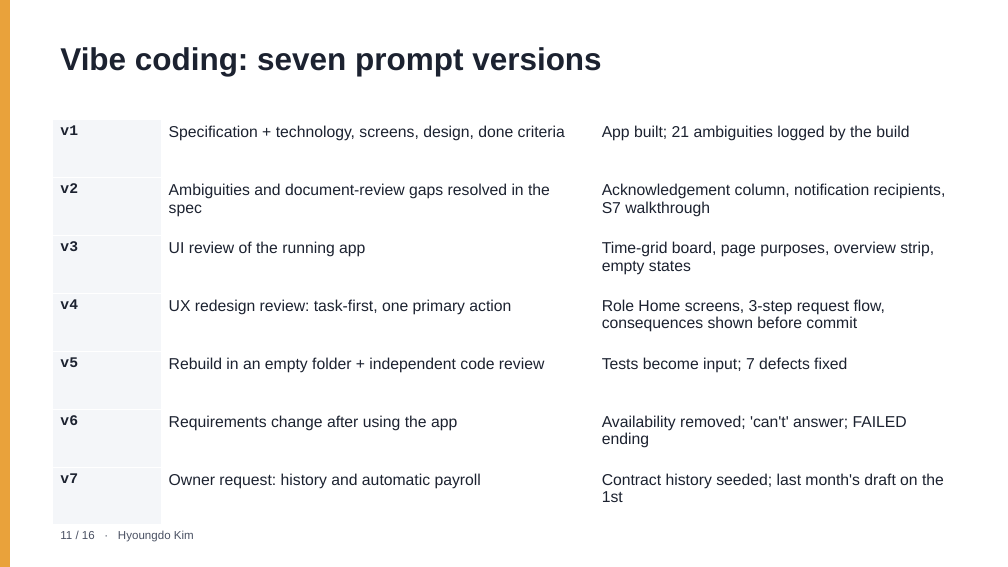
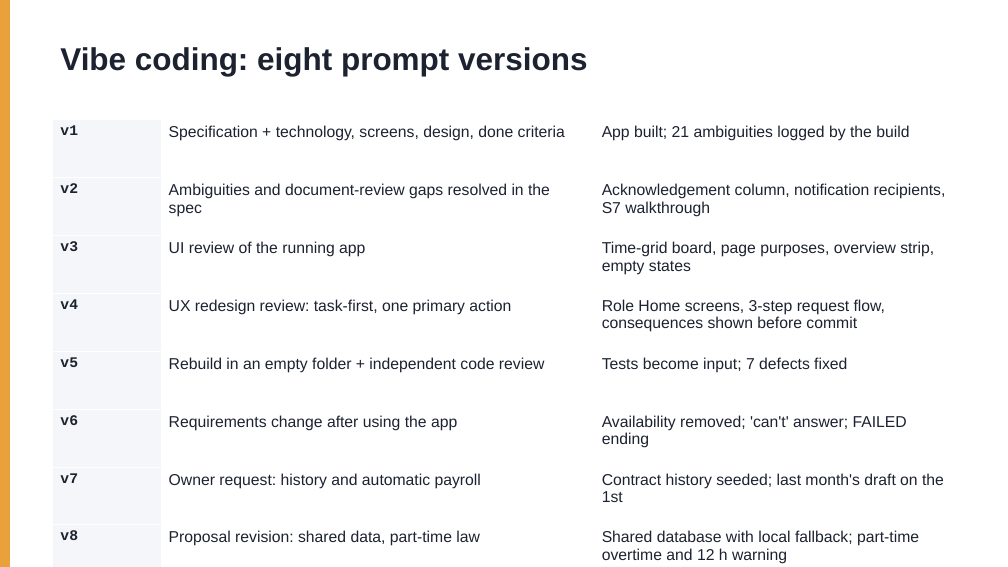
Before and after one commit to keemlogan/shiftswap, a slide deck: slide 11 of presentation/ShiftSwap-Team7.pptx. Drawn at 1008x567 pixels with LibreOffice and Linux fonts; fonts in the diff are those of the drawing. Boxes give left, top, right and bottom in pixels: in the first picture for what was removed or moved away, otherwise in the second. Text is boxed around its words. In the diff, an @@ line names an element or a change of style, - is before the commit and + after.

```diff
--- a/presentation/ShiftSwap-Team7.pptx
+++ b/presentation/ShiftSwap-Team7.pptx
@@ text at (60,47,587,76): text changed @@
-Vibe coding: seven prompt versions
+Vibe coding: eight prompt versions
@@ table at (53,120,955,567) @@
+row 8: v8 | Proposal revision: shared data, part-time law | Shared database with local fallback; part-time overtime and 12 h warning
```
Also in this commit, not shown: 7 other slides changed, 2 other files.
